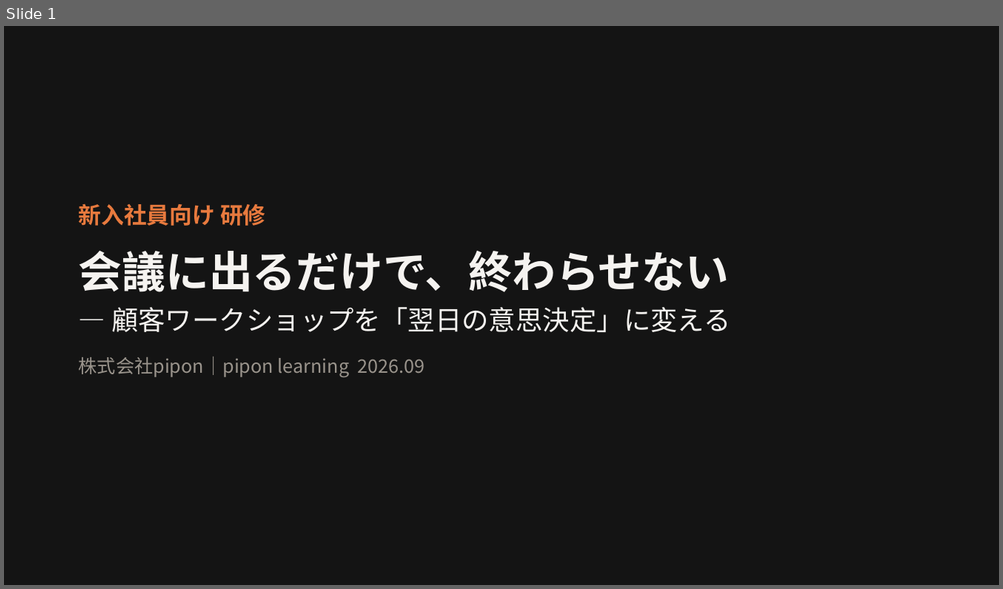
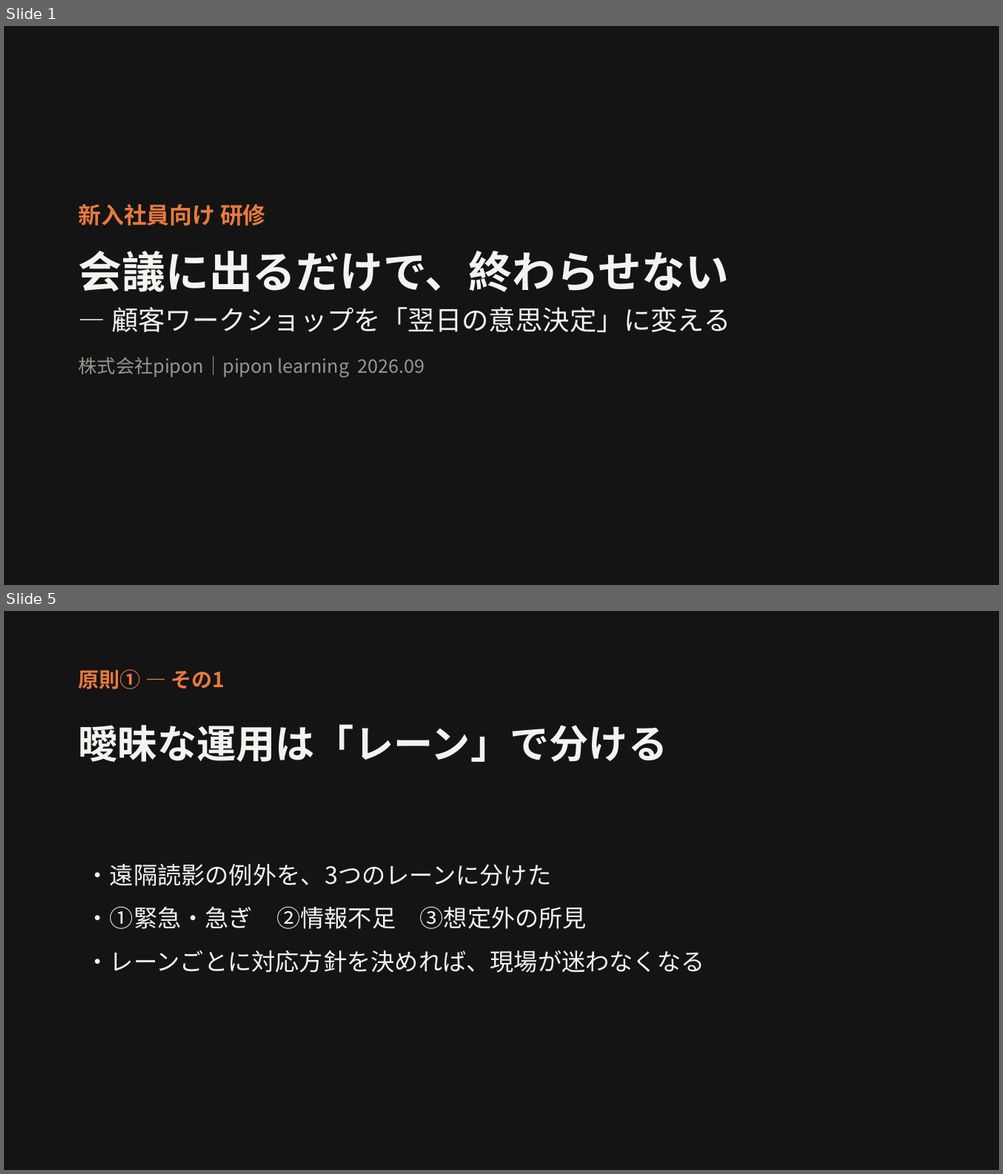
Before and after one commit to pi-poninc/e-learinging, a slide deck: content/02-workshop/slides.pptx. Shown one above the other, each under a label of ours: slide 1 before the commit, slides 1 and 5 after it; the slides between them are not shown. The pictures are 1003x589 and 1003x1174 pixels, drawn with LibreOffice and Linux fonts; fonts in the diff are those of the drawing. Boxes give left, top, right and bottom in pixels: in the first picture for what was removed or moved away, otherwise in the second. Text is boxed around its words. In the diff, an @@ line names an element or a change of style, - is before the commit and + after.

```diff
--- a/content/02-workshop/slides.pptx
+++ b/content/02-workshop/slides.pptx
@@ slide 5 added at <box>4,611,999,1170</box>, background #FFFFFF @@
@@ rectangle added at <box>4,611,999,1170</box>, fill #141414 @@
@@ text added at <box>79,669,225,689</box>, 20 pt, text #E87A3E, bold @@
+原則① ― その1
@@ text added at <box>79,724,668,762</box>, 38 pt, text #F5F3F0, bold @@
+曖昧な運用は「レーン」で分ける
@@ text added at <box>86,864,705,973</box>, 23 pt, text #F5F3F0 @@
+・遠隔読影の例外を、3つのレーンに分けた
+・①緊急・急ぎ ②情報不足 ③想定外の所見
+・レーンごとに対応方針を決めれば、現場が迷わなくなる
```
Also in this commit, not shown: 5 slides changed, 5 other slides added, 2 other files.
